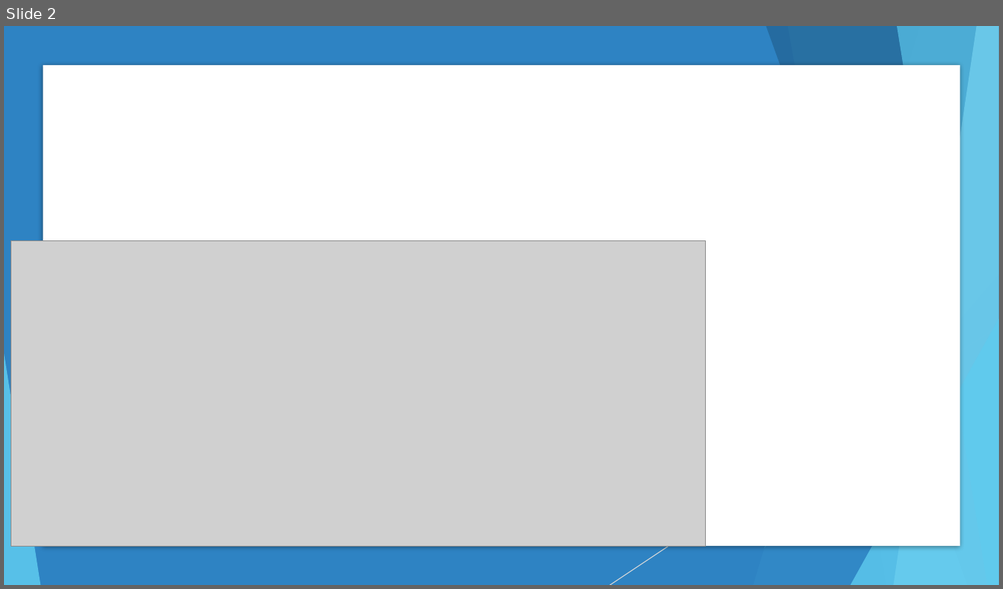
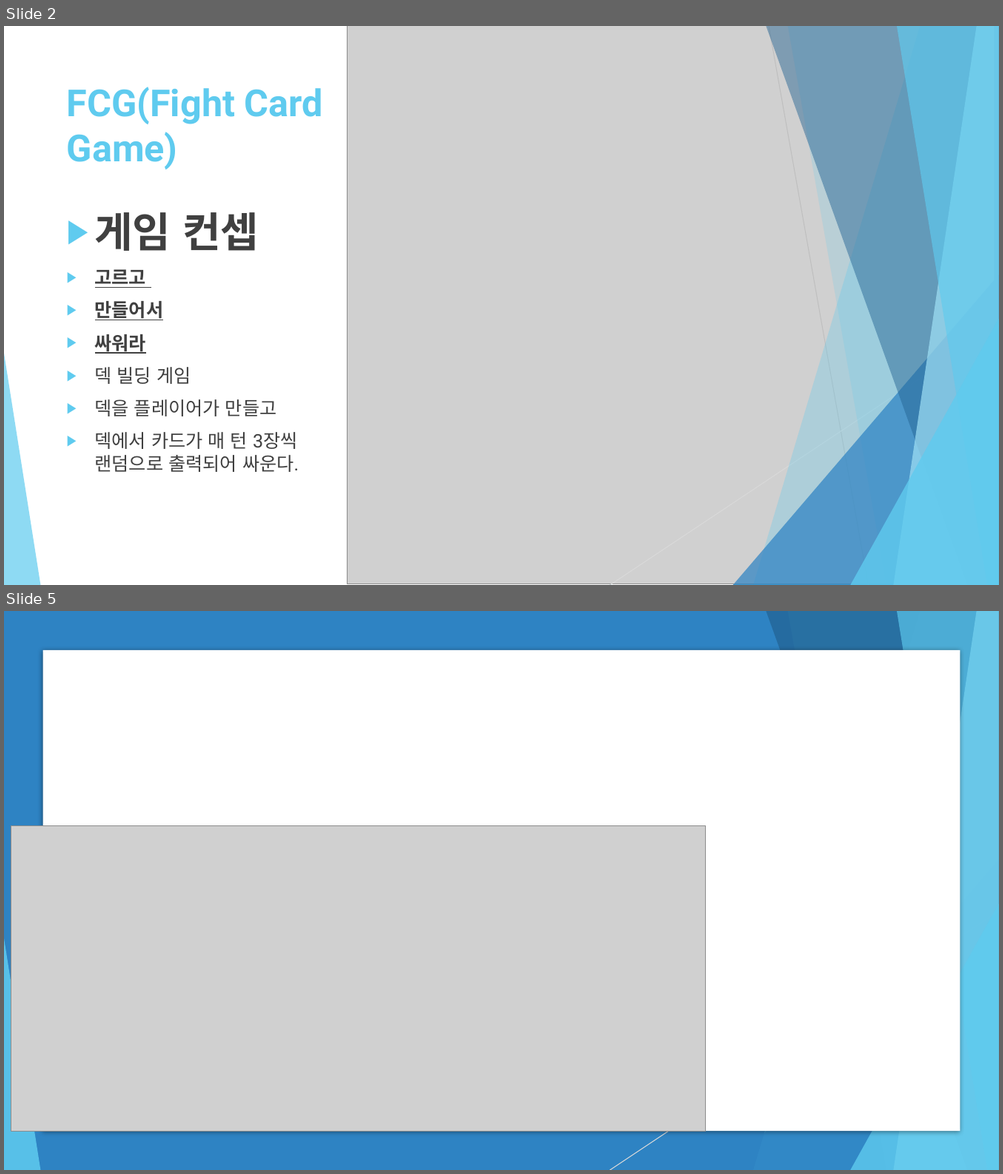
Before and after one commit to what1995/2DGP-PROJECT, a slide deck: Project/2015180012박건호 2D 게임 프로그래밍 프로젝트 중간발표.pptx. Shown one above the other, each under a label of ours: slide 2 before the commit, slides 2 and 5 after it; the slides between them are not shown. The pictures are 1003x589 and 1003x1174 pixels, drawn with LibreOffice and Linux fonts; fonts in the diff are those of the drawing; grey boxes stand for pictures. Boxes give left, top, right and bottom in pixels: in the first picture for what was removed or moved away, otherwise in the second. Text is boxed around its words. In the diff, an @@ line names an element or a change of style, - is before the commit and + after.

```diff
--- a/Project/2015180012박건호 2D 게임 프로그래밍 프로젝트 중간발표.pptx
+++ b/Project/2015180012박건호 2D 게임 프로그래밍 프로젝트 중간발표.pptx
@@ slide 2 added at (4, 26, 999, 585), background #FFFFFF; not listed: 10 template elements that a slide beside it also shows @@
@@ picture added at (347, 26, 993, 585) @@
@@ freeform shape added at (753, 26, 999, 585), fill #5FCBEF at 30% opacity @@
@@ freeform shape added at (765, 26, 999, 585), fill #226292 at 47% opacity @@
@@ line added from (768, 26) to (868, 585), #BFBFBF 0.75 pt @@
@@ freeform shape added at (788, 26, 999, 585), fill #5FCBEF at 20% opacity @@
@@ freeform shape added at (893, 26, 999, 585), fill #9FE0F5 at 70% opacity @@
@@ freeform shape added at (896, 26, 999, 585), fill #5FCBEF at 65% opacity @@
@@ title added at (67, 87, 323, 170), 36 pt, text #5FCBEF, bold @@
+FCG(Fight Card Game)
@@ text added at (95, 212, 299, 472), 18 pt, text #404040 @@
+▶ 게임 컨셉
+▶ 고르고
+▶ 만들어서
+▶ 싸워라
+▶ 덱 빌딩 게임
+▶ 덱을 플레이어가 만들고
+▶ 덱에서 카드가 매 턴 3장씩 랜덤으로 출력되어 싸운다.
@@ triangle added at (733, 275, 999, 585), fill #2E83C3 at 72% opacity @@
@@ line added from (999, 326) to (610, 585), #D9D9D9 0.75 pt @@
@@ triangle added at (850, 319, 999, 585), fill #5FCBEF at 80% opacity @@
@@ what was slide 2 is now slide 5 @@
```
Also in this commit, not shown: 1 slide changed, 2 other slides added.
